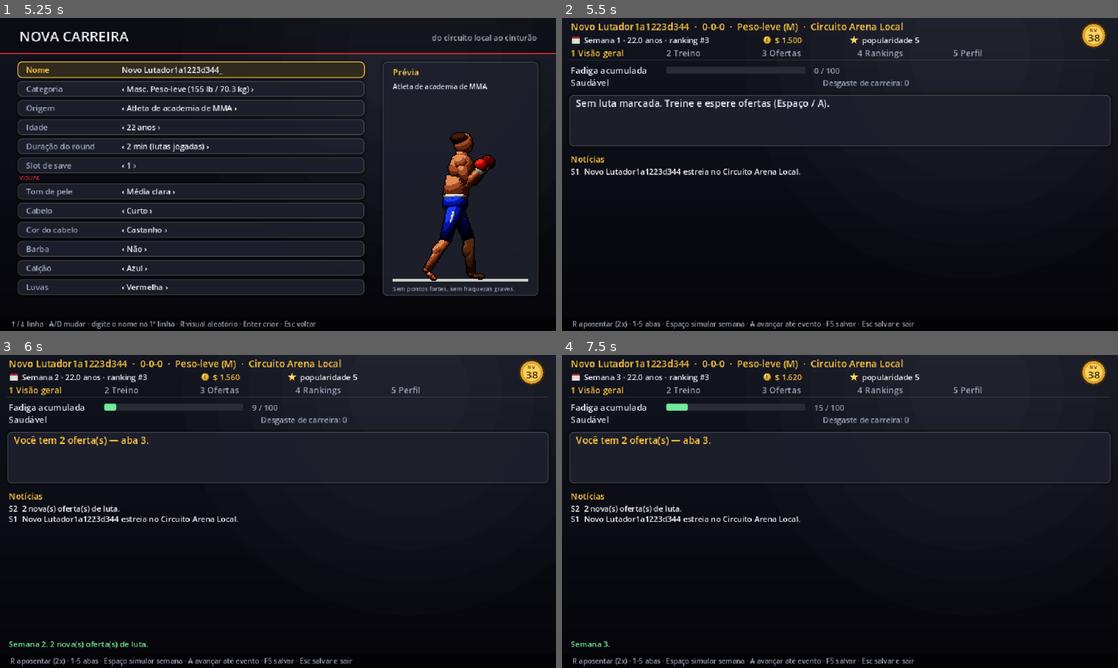
Above: before the commit, frames 1-4 (two rows, left to right).
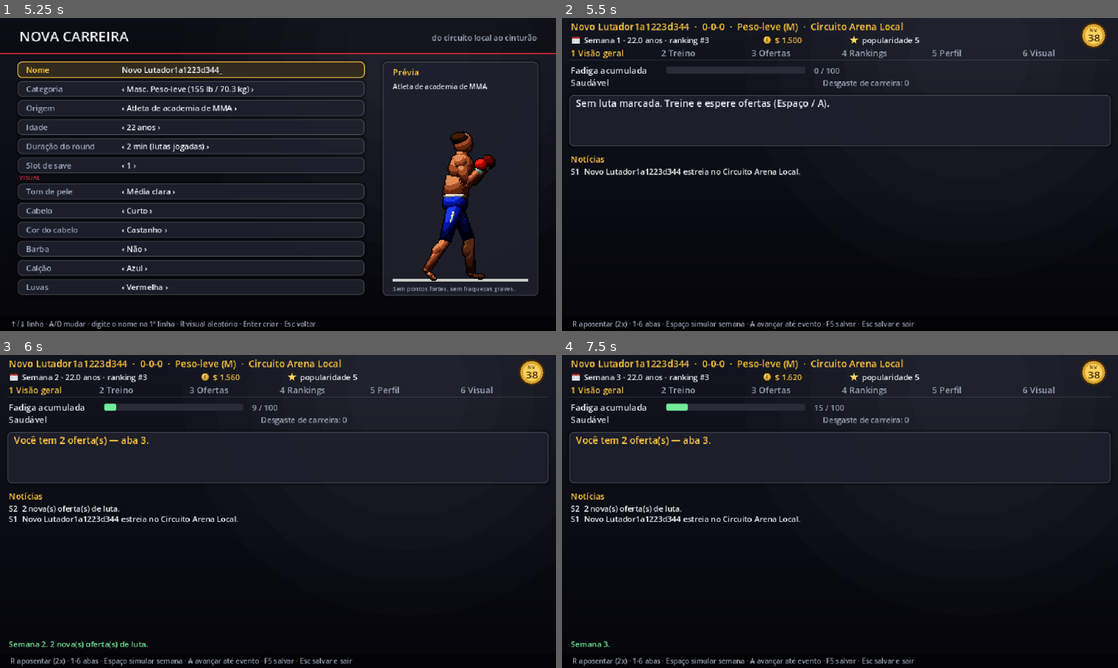
Above: after the commit, the same moments.

Repository: Haikoo1/cage-of-warriors-mma
Game: Godot game, scene res://scenes/main.tscn
Same seed, same stepped clock (60 frames per second), same inputs: the game is played once before the commit and once after it.
Inputs (mouse positions are in pixels of both pictures, inside the frame that each line leads up to):
- Up to frame 1 (5.25 s): tap Enter at 0.5 s; move the mouse to (400, 158) at 0.52 s; hold Right 0.53-1.28 s; hold Shift (guard) 0.53-1.28 s; click (400, 158) at 0.67 s; tap 1 at 0.8, 1.35 s; move the mouse to (166, 190) at 1.27 s; hold A (move_back) 1.28-2.03 s; tap 2 at 1.55, 2.1 s; move the mouse to (333, 105) at 2.02 s; hold Right 2.03-2.78 s; tap 3 at 2.3, 2.85 s; move the mouse to (250, 237) at 2.77 s; hold D (move_forward) 2.78-3.53 s; click (250, 237) at 2.92 s; tap 4 at 3.05, 3.6 s; move the mouse to (444, 221) at 3.52 s; hold Left 3.53-5.03 s; tap 5 at 3.8, 4.35 s; move the mouse to (111, 127) at 4.27 s; tap 6 at 4.55, 5.1 s; move the mouse to (305, 174) at 5.02 s; hold A (move_back) from 5.03 s (still down); click (305, 174) at 5.17 s
- Up to frame 2 (5.5 s): keep holding A (move_back); tap Enter at 5.3 s
- Up to frame 3 (6 s): tap Space (technique) at 5.75 s; move the mouse to (194, 433) at 5.77 s; release A (move_back) at 5.78 s; hold Right from 5.78 s (still down); tap Enter at 5.85 s
- Up to frame 4 (7.5 s): tap Keypad Enter at 6.05, 6.6 s; tap Enter at 6.5 s; move the mouse to (962, 495) at 6.52 s; release Right at 6.53 s; hold D (move_forward) 6.53-7.28 s; tap G at 6.8, 7.35 s; tap Space (technique) at 7.25 s; move the mouse to (728, 527) at 7.27 s; hold Right from 7.28 s (still down); click (728, 527) at 7.42 s

Frame 1 is identical in both runs. In frame 2, 0.5% of the frame differs, in the area x 13-89%, y 10-99%; in frame 3, 0.5%; in frame 4, 0.5%.

Commit message:
Aba Visual na carreira: barbeiro e equipamento com prévia animada (D-019)

Diff:
--- a/src/app/career_controller.gd
+++ b/src/app/career_controller.gd
@@ -94,6 +94,16 @@
 	state.gym_id = gym_id
 	state.add_news("Mudou-se para %s." % g.display_name)
 	return true
+
+
+## Aba Visual (D-019): só aparência, sem efeito em regra. A pele é fixa; lutadoras não têm barba.
+func change_appearance(look: Appearance) -> void:
+	var p: FighterState = state.player()
+	var a: Appearance = look.duplicate_appearance()
+	a.skin = p.appearance.skin
+	if defs.weight_class(p.weight_class_id).division == WeightClassDef.Division.FEMALE:
+		a.beard = false
+	p.appearance = a
 
 
 func accept_offer(index: int) -> bool:
--- a/src/presentation/ui/career_dashboard.gd
+++ b/src/presentation/ui/career_dashboard.gd
@@ -2,7 +2,8 @@
 ## Dashboard da carreira (GAME_SYSTEMS §8). Abas: 1 Visão geral · 2 Treino · 3 Ofertas · 4 Rankings · 5 Perfil.
 ## Só lê o estado e chama o CareerController (nunca altera CareerState direto).
 
-const TABS: Array[String] = ["1 Visão geral", "2 Treino", "3 Ofertas", "4 Rankings", "5 Perfil"]
+const TABS: Array[String] = ["1 Visão geral", "2 Treino", "3 Ofertas", "4 Rankings", "5 Perfil", "6 Visual"]
+const LOOK_ROWS: Array[String] = ["Cabelo", "Cor do cabelo", "Barba", "Calção", "Luvas"]
 ## Ícone de cada atributo (ficha estilo RPG).
 const ATTR_ICONS: Dictionary = {
 	&"forca": "dumbbell", &"velocidade": "bolt", &"condicionamento": "heart", &"recuperacao": "heart", &"mobilidade": "bolt",
@@ -29,6 +30,10 @@
 var gym_ids: Array[StringName] = []
 var wc_ids: Array[StringName] = []
 var _before_attrs: Dictionary = {}
+var look_edit: Appearance
+var preview: FighterSpriteNode
+var sprites: SpriteSet
+var _anim_time: float = 0.0
 
 
 func _ready() -> void:
@@ -51,8 +56,76 @@
 	_before_attrs = p.attributes.duplicate()
 
 
-func _process(_delta: float) -> void:
+func _process(delta: float) -> void:
+	_anim_time += delta
+	if preview != null:
+		preview.visible = cc != null and tab == 5 and cc.state.legacy.is_empty()
+		if preview.visible:
+			var idx: int = int(_anim_time * 20.0 / 1.5) % int(sprites.frames.get("guard", 1))
+			preview.present(Vector2(520, 318), ["guard", idx], 1.0, 1.1, 0)
 	queue_redraw()
+
+
+func _open_look_tab() -> void:
+	look_edit = cc.state.player().appearance.duplicate_appearance()
+	if sprites == null:
+		sprites = SpriteSet.load_biotype("res://assets/sprites/fighters/m_medium", "m_medium")
+	if sprites != null and preview == null:
+		preview = FighterSpriteNode.new()
+		add_child(preview)
+	if preview != null:
+		preview.configure(sprites, look_edit)
+
+
+func _look_count(i: int) -> int:
+	match i:
+		0: return 4
+		1: return Appearance.HAIR_COLORS.size()
+		2: return 2
+		3: return Appearance.SHORTS_COLORS.size()
+	return Appearance.GLOVE_COLORS.size()
+
+
+func _look_get(i: int) -> int:
+	match i:
+		0: return look_edit.hair_style
+		1: return look_edit.hair_color
+		2: return 1 if look_edit.beard else 0
+		3: return look_edit.shorts
+	return look_edit.gloves
+
+
+func _look_set(i: int, v: int) -> void:
+	match i:
+		0: look_edit.hair_style = v
+		1: look_edit.hair_color = v
+		2: look_edit.beard = v == 1 and cc.defs.weight_class(cc.state.player().weight_class_id).division == WeightClassDef.Division.MALE
+		3: look_edit.shorts = v
+		_: look_edit.gloves = v
+	if preview != null:
+		preview.configure(sprites, look_edit)
+
+
+func _look_text(i: int) -> String:
+	match i:
+		0: return Appearance.HAIR_STYLE_NAMES[look_edit.hair_style]
+		1: return Appearance.HAIR_COLOR_NAMES[look_edit.hair_color]
+		2: return "Sim" if look_edit.beard else "Não"
+		3: return Appearance.SHORTS_NAMES[look_edit.shorts]
+	return Appearance.GLOVE_NAMES[look_edit.gloves]
+
+
+func _draw_look() -> void:
+	UiDraw.text(self, Vector2(10, 66), "Barbeiro e equipamento — muda só a aparência (sem efeito nas lutas).", UiDraw.C_DIM, UiDraw.SMALL)
+	for i: int in LOOK_ROWS.size():
+		var rect: Rect2 = Rect2(10, 76 + i * 26, 380, 21)
+		UiDraw.panel(self, rect, i == cursor)
+		UiDraw.text(self, rect.position + Vector2(10, 14), LOOK_ROWS[i], UiDraw.C_SEL if i == cursor else UiDraw.C_DIM, 9)
+		UiDraw.text(self, rect.position + Vector2(140, 14), "‹ %s ›" % _look_text(i), UiDraw.C_TEXT, 9)
+	var changed: bool = look_edit.to_dict() != cc.state.player().appearance.to_dict()
+	UiDraw.text(self, Vector2(10, 222), "Enter: confirmar o novo visual" if changed else "Visual atual.", UiDraw.C_GOOD if changed else UiDraw.C_DIM, UiDraw.SMALL)
+	UiDraw.panel(self, Rect2(420, 58, 200, 270))
+	draw_rect(Rect2(432, 318, 176, 3), Color(0.8, 0.8, 0.78))
 
 
 # ------------------------------------------------------------------ desenho
@@ -75,7 +148,7 @@
 	if p.titles > 0:
 		UiDraw.belts(self, Vector2(470, 18), p.titles, 14.0, 6)
 	for i: int in TABS.size():
-		UiDraw.text(self, Vector2(10 + i * 110, 44), TABS[i], UiDraw.C_SEL if i == tab else UiDraw.C_DIM, UiDraw.TEXT)
+		UiDraw.text(self, Vector2(10 + i * 104, 44), TABS[i], UiDraw.C_SEL if i == tab else UiDraw.C_DIM, UiDraw.TEXT)
 	draw_line(Vector2(8, 48), Vector2(632, 48), Color(1, 1, 1, 0.15))
 	if not s.legacy.is_empty():
 		_draw_legacy()
@@ -86,6 +159,7 @@
 			2: _draw_offers()
 			3: _draw_rankings()
 			4: _draw_profile()
+			5: _draw_look()
 	if message != "":
 		UiDraw.text(self, Vector2(10, 336), message, UiDraw.C_GOOD, UiDraw.SMALL, 620)
 	UiDraw.footer(self, _help())
@@ -94,11 +168,12 @@
 func _help() -> String:
 	if not cc.state.legacy.is_empty():
 		return "Esc menu"
-	var common: String = "1-5 abas · Espaço simular semana · A avançar até evento · F5 salvar · Esc salvar e sair"
+	var common: String = "1-6 abas · Espaço simular semana · A avançar até evento · F5 salvar · Esc salvar e sair"
 	match tab:
 		1: return "W/S bloco · Q/E atividade · G trocar academia · " + common
 		2: return "W/S oferta · Enter aceitar · C contrapropor · X recusar · " + common
 		3: return "Q/E categoria · Z/C organização · " + common
+		5: return "W/S item · Q/E mudar · Enter confirmar · " + common
 	return "R aposentar (2x) · " + common
 
 
@@ -294,13 +369,15 @@
 	if key != KEY_R:
 		retire_confirm = false
 	match key:
-		KEY_1, KEY_2, KEY_3, KEY_4, KEY_5:
+		KEY_1, KEY_2, KEY_3, KEY_4, KEY_5, KEY_6:
 			if s.pending_interview and tab == 0 and key <= KEY_3:
 				cc.answer_interview(key - KEY_1)
 				message = "Entrevista registrada."
 			else:
 				tab = key - KEY_1
 				cursor = 0
+				if tab == 5:
+					_open_look_tab()
 		KEY_SPACE:
 			_advance(false)
 		KEY_A:
@@ -318,6 +395,10 @@
 		KEY_ENTER, KEY_KP_ENTER:
 			if tab == 0 and cc.is_fight_week() and not s.pending_interview:
 				_fight()
+			elif tab == 5 and look_edit != null:
+				cc.change_appearance(look_edit)
+				_open_look_tab()
+				message = "Visual atualizado."
 			elif tab == 2 and not s.offers.is_empty():
 				message = "Oferta aceita." if cc.accept_offer(cursor) else "Não foi possível aceitar (já tem luta marcada?)."
 				cursor = 0
@@ -338,6 +419,8 @@
 			if tab == 1:
 				var idx: int = activity_ids.find(s.training_plan[cursor])
 				cc.set_plan_block(cursor, activity_ids[(idx + step + activity_ids.size()) % activity_ids.size()])
+			elif tab == 5 and look_edit != null:
+				_look_set(cursor, (_look_get(cursor) + step + _look_count(cursor)) % _look_count(cursor))
 			elif tab == 3:
 				rank_wc = (rank_wc + step + wc_ids.size()) % wc_ids.size()
 		KEY_C when tab == 2:
@@ -361,6 +444,7 @@
 	match tab:
 		1: return cc.state.training_plan.size() - 1
 		2: return maxi(0, cc.state.offers.size() - 1)
+		5: return LOOK_ROWS.size() - 1
 	return 0
 
 
--- /dev/null
+++ b/tests/integration/test_career_look.gd
@@ -0,0 +1,42 @@
+extends TestCase
+## Aba Visual da carreira (D-019): troca de visual pelo controlador, sem efeito em regra, persistida no save.
+
+const SLOT: int = 8
+
+
+func _new(wc: StringName) -> CareerController:
+	var setup: CareerSetup = CareerSetup.new()
+	setup.name = "Visual"
+	setup.weight_class_id = wc
+	setup.seed = 5
+	setup.appearance.skin = 4
+	return CareerController.create(DataLoader.load_from("res://data"), setup, SLOT)
+
+
+func test_change_appearance_keeps_skin_and_persists() -> void:
+	var cc: CareerController = _new(&"m_lightweight")
+	var look: Appearance = Appearance.new()
+	look.skin = 0
+	look.hair_style = 3
+	look.shorts = 6
+	look.beard = true
+	cc.change_appearance(look)
+	var a: Appearance = cc.state.player().appearance
+	assert_eq(a.skin, 4, "pele não muda na loja")
+	assert_eq(a.hair_style, 3)
+	assert_eq(a.shorts, 6)
+	assert_true(a.beard)
+	look.shorts = 2
+	assert_eq(cc.state.player().appearance.shorts, 6, "o controlador copia o visual (sem alias)")
+	assert_eq(cc.save(), OK)
+	var loaded: CareerController = CareerController.load_slot(DataLoader.load_from("res://data"), SLOT)
+	assert_eq(loaded.state.player().appearance.hair_style, 3)
+	CareerController.delete_slot(SLOT)
+
+
+func test_female_fighters_cannot_get_beard() -> void:
+	var cc: CareerController = _new(&"f_strawweight")
+	var look: Appearance = Appearance.new()
+	look.beard = true
+	cc.change_appearance(look)
+	assert_false(cc.state.player().appearance.beard)
--- a/tests/runner/screenshots.gd
+++ b/tests/runner/screenshots.gd
@@ -20,16 +20,16 @@
 	cc.state.player().titles = 3
 	root.get_node("GameSession").set("career", cc)
 	var cfg: QuickFight.Config = QuickFight.build(defs, 0, 1, 1, true, 0, true, 7)
-	var shots: Array = [["boot", {}], ["quick_fight", {}], ["career_create", {}], ["career_dashboard", {}], ["career_dashboard", {"tab": "5"}],
+	var shots: Array = [["boot", {}], ["quick_fight", {}], ["career_create", {}], ["career_dashboard", {}], ["career_dashboard", {"tab": "5"}], ["career_dashboard", {"tab": "6"}],
 		["settings", {}], ["how_to_play", {}], ["combat_test", {"quick_fight": cfg}]]
 	for s: Array in shots:
 		router.call("go_to", StringName(s[0]), s[1])
 		var frames: int = 200 if s[0] == "combat_test" else 6
 		for i: int in frames:
 			await process_frame
-		if s[0] == "career_dashboard" and String(s[1].get("tab", "")) == "5":
+		if s[0] == "career_dashboard" and String(s[1].get("tab", "")) != "":
 			var ev: InputEventKey = InputEventKey.new()
-			ev.physical_keycode = KEY_5
+			ev.physical_keycode = KEY_5 if String(s[1]["tab"]) == "5" else KEY_6
 			ev.pressed = true
 			holder.get_child(holder.get_child_count() - 1).call("_unhandled_input", ev)
 			for i: int in 3:
Binary file changed: tools/screenshots/career_dashboard.png
Binary file changed: tools/screenshots/career_dashboard5.png
Binary file added: tools/screenshots/career_dashboard6.png
Binary file changed: tools/screenshots/combat_test.png
Binary file changed: tools/screenshots/quick_fight.png
